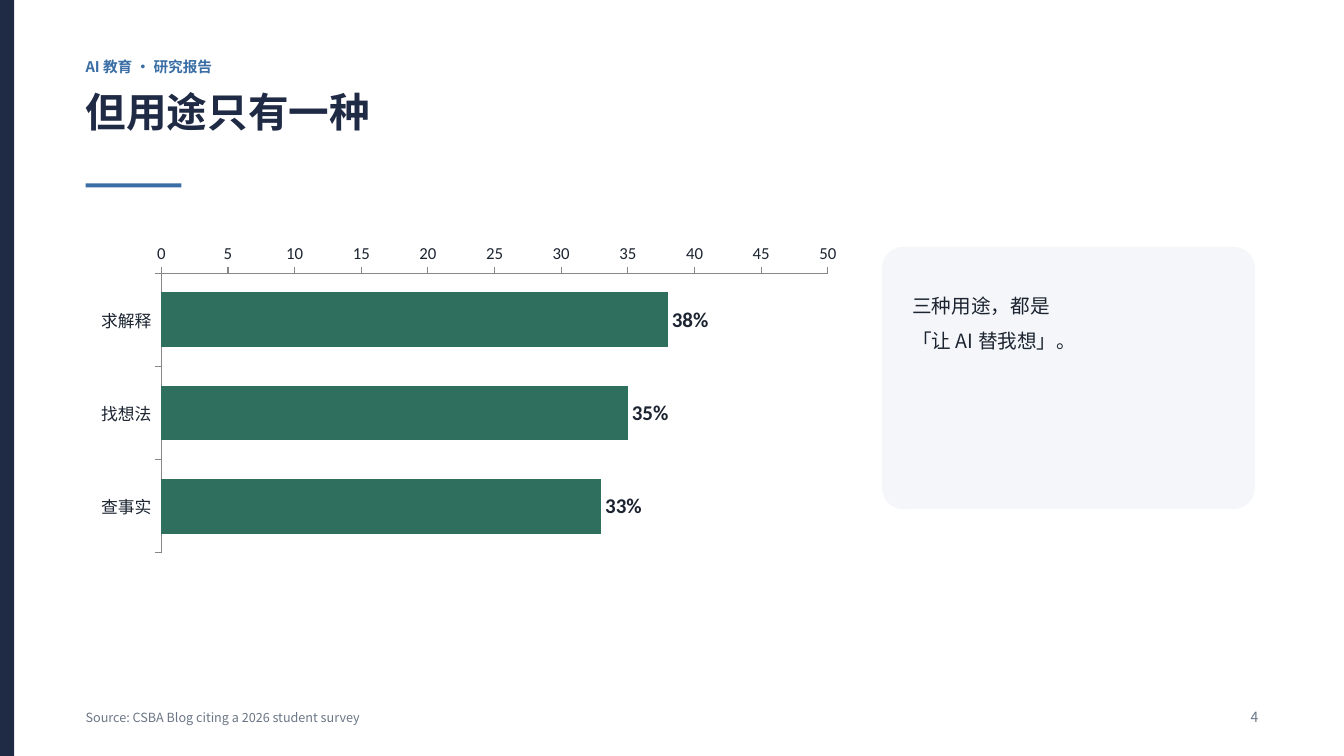
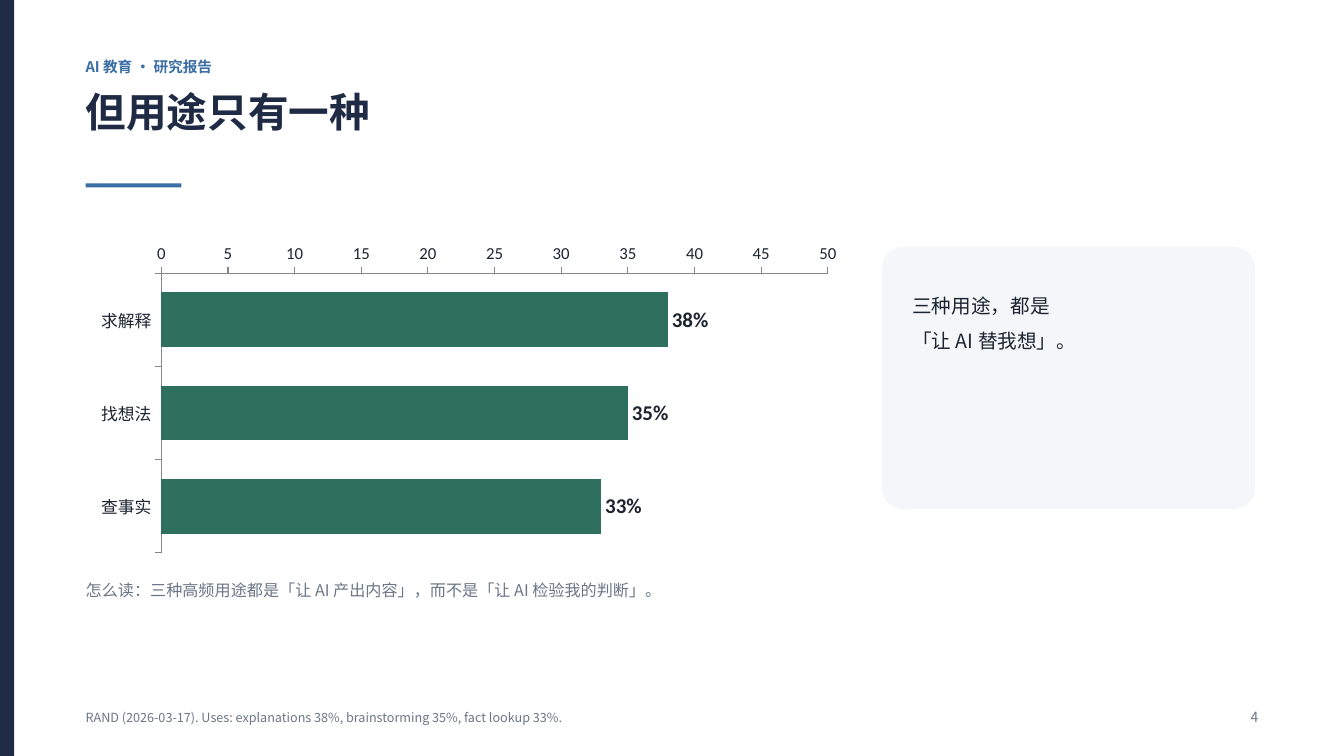
Before and after one commit to takakun09/ai-history-simulator, a slide deck: slide 4 of outputs/History_AI_Research_Report_CN.pptx. Drawn at 1344x756 pixels with LibreOffice and Linux fonts; fonts in the diff are those of the drawing. Boxes give left, top, right and bottom in pixels: in the first picture for what was removed or moved away, otherwise in the second. Text is boxed around its words. In the diff, an @@ line names an element or a change of style, - is before the commit and + after.

```diff
--- a/outputs/History_AI_Research_Report_CN.pptx
+++ b/outputs/History_AI_Research_Report_CN.pptx
@@ text added at [86,582,661,598], 11.5 pt, text #6B7686 @@
+怎么读：三种高频用途都是「让 AI 产出内容」，而不是「让 AI 检验我的判断」。
@@ text at [86,712,562,725]: text changed @@
-Source: CSBA Blog citing a 2026 student survey
+RAND (2026-03-17). Uses: explanations 38%, brainstorming 35%, fact lookup 33%.
```
Also in this commit, not shown: 4 other slides changed, 1 slide added, 2 other files.
